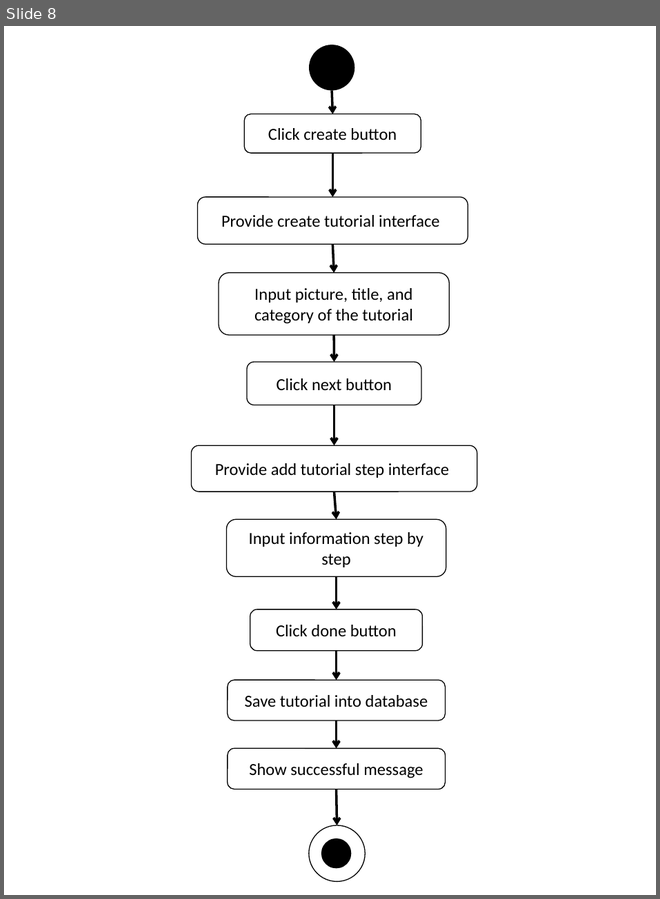
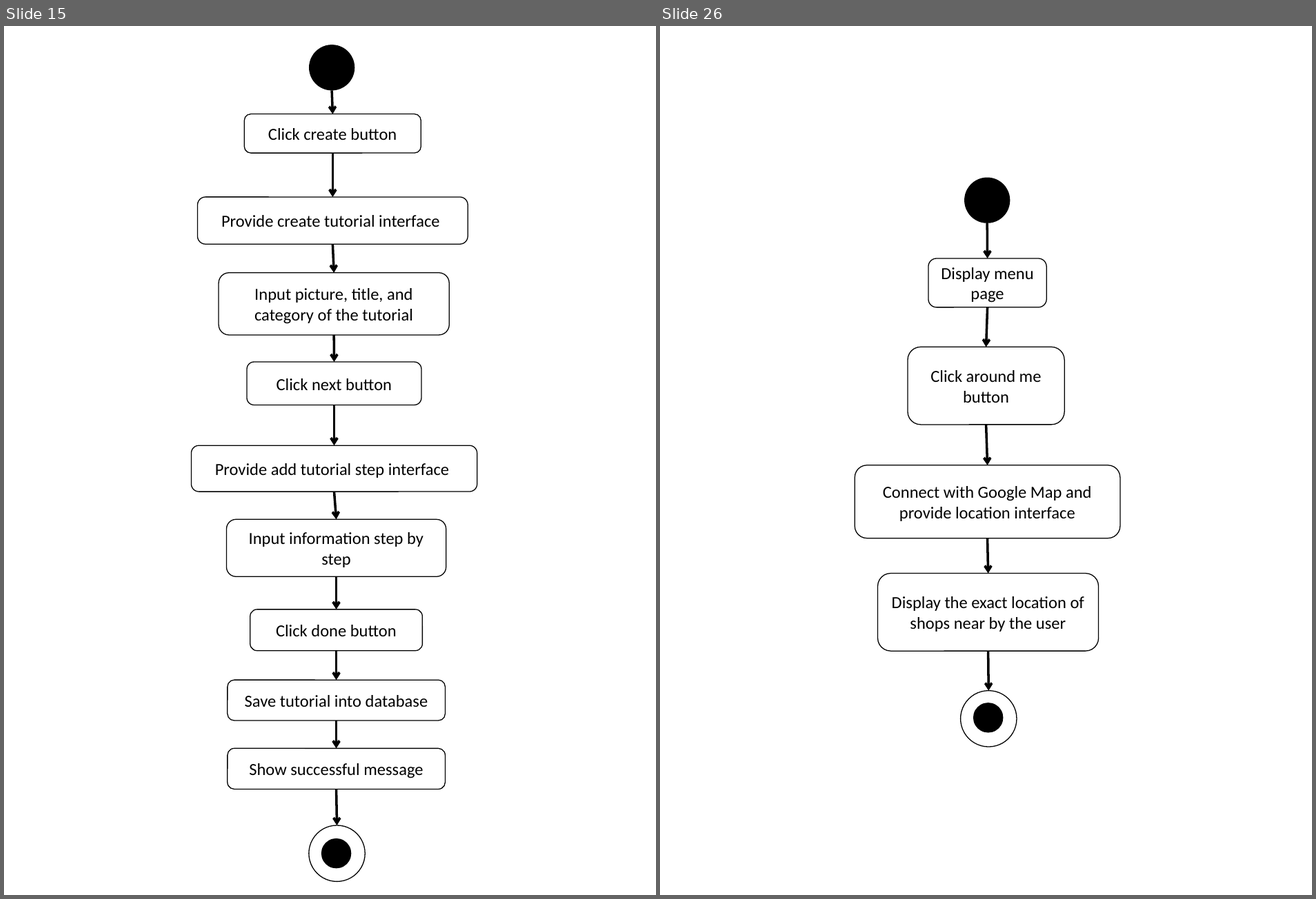
Before and after one commit to asciidaitoon/HanDIYcraft, a slide deck: Design/AD mob.pptx. Shown side by side, each under a label of ours: slide 8 before the commit, slides 15 and 26 after it; the slides between them are not shown. The pictures are 660x899 and 1316x899 pixels, drawn with LibreOffice and Linux fonts; fonts in the diff are those of the drawing. Boxes give left, top, right and bottom in pixels: in the first picture for what was removed or moved away, otherwise in the second. Text is boxed around its words. In the diff, an @@ line names an element or a change of style, - is before the commit and + after.

```diff
--- a/Design/AD mob.pptx
+++ b/Design/AD mob.pptx
@@ slide 26 added at (x1=660, y1=26, x2=1312, y2=895), background #FFFFFF @@
@@ ellipse added at (x1=964, y1=177, x2=1011, y2=223), fill #000000 @@
@@ arrow added from (987, 223) to (988, 258), #000000 2 pt @@
@@ rounded rectangle added at (x1=928, y1=258, x2=1047, y2=307), fill #FFFFFF, outline #000000 0.75 pt, 14 pt, text #000000 @@
+Display menu page
@@ arrow added from (988, 308) to (986, 347), #000000 2 pt @@
@@ rounded rectangle added at (x1=908, y1=347, x2=1064, y2=424), fill #FFFFFF, outline #000000 0.75 pt, 14 pt, text #000000 @@
+Click around me button
@@ arrow added from (986, 425) to (988, 465), #000000 2 pt @@
@@ rounded rectangle added at (x1=855, y1=465, x2=1120, y2=538), fill #FFFFFF, outline #000000 0.75 pt, 14 pt, text #000000 @@
+Connect with Google Map and provide location interface
@@ arrow added from (988, 538) to (988, 574), #000000 2 pt @@
@@ rounded rectangle added at (x1=877, y1=574, x2=1098, y2=651), fill #FFFFFF, outline #000000 0.75 pt, 14 pt, text #000000 @@
+Display the exact location of shops near by the user
@@ arrow added from (988, 651) to (988, 691), #000000 2 pt @@
@@ ellipse added at (x1=961, y1=691, x2=1017, y2=748), fill #FFFFFF, outline #000000 0.75 pt @@
@@ ellipse added at (x1=973, y1=704, x2=1002, y2=733), fill #000000 @@
@@ what was slide 8 is now slide 15 @@
```
Also in this commit, not shown: 3 slides changed, 33 other slides added, 1 slide removed, 14 other files.
